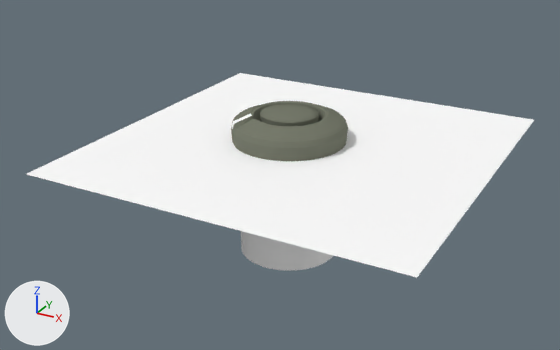
What one commit did to the Blender file trunk/data/tactile_knob_small.blend.
The view is the same before and after, from a 50 mm lens placed at (4.42, -8.29, 4.25), pointed at (-0.04, -0.17, 0.19). The lights are fixed; the arrows at lower left show +X, +Y and +Z.

Script lines for the objects in view, before the commit:
```python
mat_material_002 = diffuse_material('Material.002')
mat_material_002.base_color = (1.0, 1.0, 1.0)  # white #ffffff
me_cylinder = bpy.data.meshes.new('Cylinder')
me_cylinder.from_pydata(...)  # 1402 vertices, 1500 faces; spans x -0.75..0.75, y -0.75..0.75, z -0.93..1.04
# faces by material slot: [1294, 206]
me_cylinder.materials.append(mat_matnode)  # grey #767a6b
me_cylinder.materials.append(mat_material_001)  # white #ffffff
me_plane = bpy.data.meshes.new('Plane')
me_plane.from_pydata([(4.78, -1.51, -0.44), (4.78, -6.28, -0.44), (0.01, -6.28, -0.44), (0.01, -1.51, -0.44)], [], [(0, 3, 2, 1)])
me_plane.materials.append(mat_material_002)  # white #ffffff
ob_cylinder = bpy.data.objects.new('Cylinder', me_cylinder)
ob_cylinder.location = (0.0, 0.0, 0.0)
ob_cylinder.rotation_euler = (0.0, 0.0, -0.86)  # degrees (0, 0, -49)
ob_plane = bpy.data.objects.new('Plane', me_plane)
ob_plane.location = (-2.169, 3.819, 1.081)
```
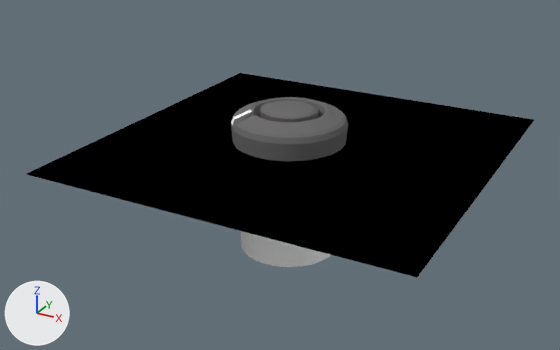
Edits to the scene script, one JSON object a line:
```json
{"op": "set", "path": "mat_material_002.base_color", "old": "(1.0, 1.0, 1.0)", "new": "(0.0, 0.0, 0.0)", "note": "white #ffffff -> black #000000"}
{"op": "set", "path": "ob_cylinder.location", "old": "(0.0, 0.0, 0.0)", "new": "(0.0, 0.0, 0.052)"}
```

Changed parts and their boxes [x1, y1, x2, y2] in the pictures (560 x 350 px):
```json
{"object": "Plane", "change": "recoloured", "before": [27, 73, 534, 277], "after": [27, 73, 534, 277], "on screen": "white to black"}
{"object": "Cylinder", "change": "moved", "before": [231, 101, 348, 271], "after": [231, 97, 348, 267]}
```
